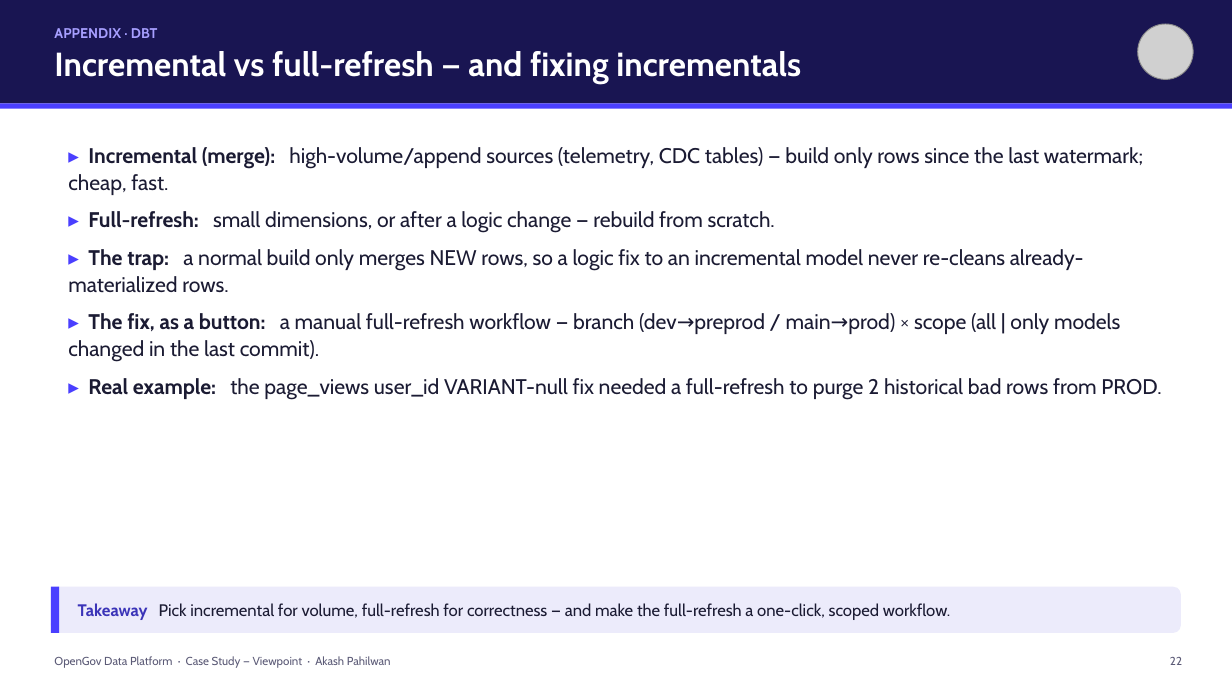
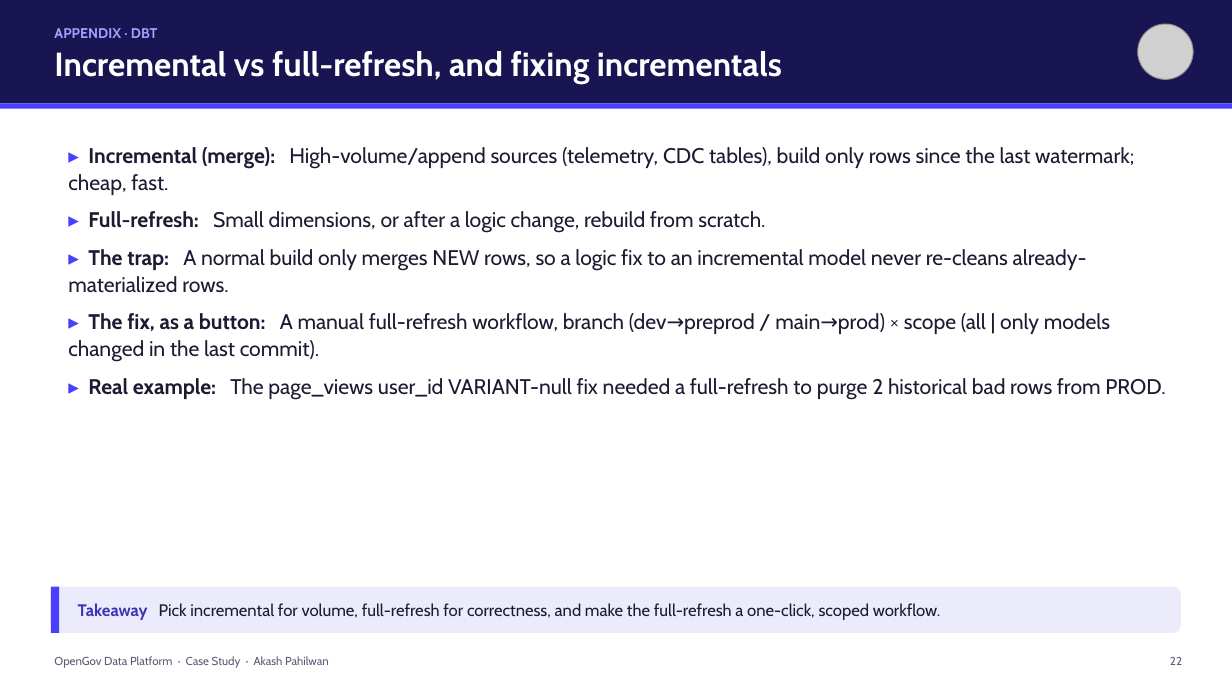
Before and after one commit to akashpahilwan/OpenGovPOC, a slide deck: slide 24 of presentation/OpenGov_Data_Platform_CaseStudy.pptx. Drawn at 1232x693 pixels with LibreOffice and Linux fonts; fonts in the diff are those of the drawing; grey boxes stand for pictures. Boxes give left, top, right and bottom in pixels: in the first picture for what was removed or moved away, otherwise in the second. Text is boxed around its words. In the diff, an @@ line names an element or a change of style, - is before the commit and + after.

```diff
--- a/presentation/OpenGov_Data_Platform_CaseStudy.pptx
+++ b/presentation/OpenGov_Data_Platform_CaseStudy.pptx
@@ text at box(54, 51, 782, 84): text changed @@
-Incremental vs full-refresh — and fixing incrementals
+Incremental vs full-refresh, and fixing incrementals
@@ text at box(68, 147, 1165, 400): text changed @@
-▸ Incremental (merge): high-volume/append sources (telemetry, CDC tables) — build only rows since the last watermark; cheap, fast.
-▸ Full-refresh: small dimensions, or after a logic change — rebuild from scratch.
-▸ The trap: a normal build only merges NEW rows, so a logic fix to an incremental model never re-cleans already-materialized rows.
-▸ The fix, as a button: a manual full-refresh workflow — branch (dev→preprod / main→prod) × scope (all | only models changed in the last commit).
-▸ Real example: the page_views user_id VARIANT-null fix needed a full-refresh to purge 2 historical bad rows from PROD.
+▸ Incremental (merge): High-volume/append sources (telemetry, CDC tables), build only rows since the last watermark; cheap, fast.
+▸ Full-refresh: Small dimensions, or after a logic change, rebuild from scratch.
+▸ The trap: A normal build only merges NEW rows, so a logic fix to an incremental model never re-cleans already-materialized rows.
+▸ The fix, as a button: A manual full-refresh workflow, branch (dev→preprod / main→prod) × scope (all | only models changed in the last commit).
+▸ Real example: The page_views user_id VARIANT-null fix needed a full-refresh to purge 2 historical bad rows from PROD.
@@ text at box(78, 603, 940, 620): text changed @@
-Takeaway Pick incremental for volume, full-refresh for correctness — and make the full-refresh a one-click, scoped workflow.
+Takeaway Pick incremental for volume, full-refresh for correctness, and make the full-refresh a one-click, scoped workflow.
@@ text at box(54, 656, 329, 668): text changed @@
-OpenGov Data Platform · Case Study — Viewpoint · Akash Pahilwan
+OpenGov Data Platform · Case Study · Akash Pahilwan
```
Also in this commit, not shown: 27 other slides changed, 1 other file.
